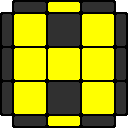
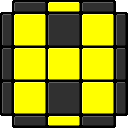
Layers edited between the first and the second 128px x 128px image:
painted on "color" over [2,2,126,126]
